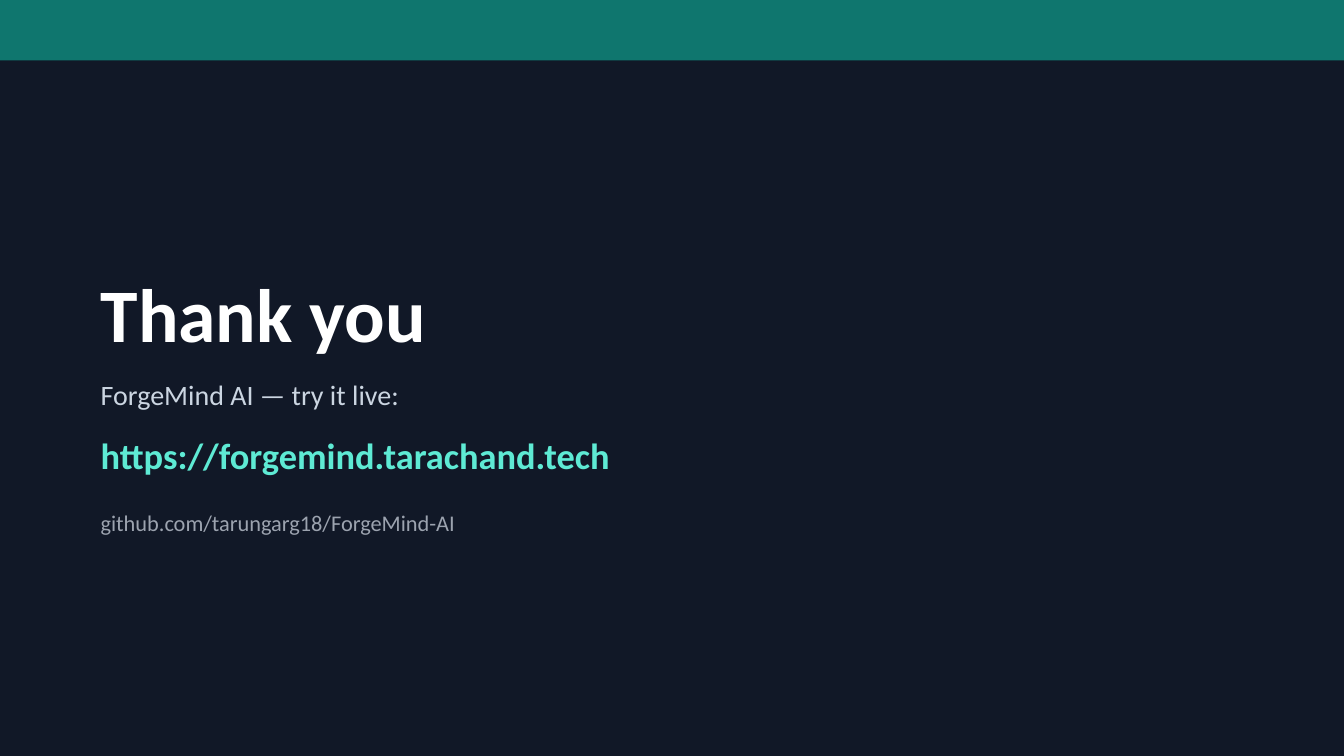
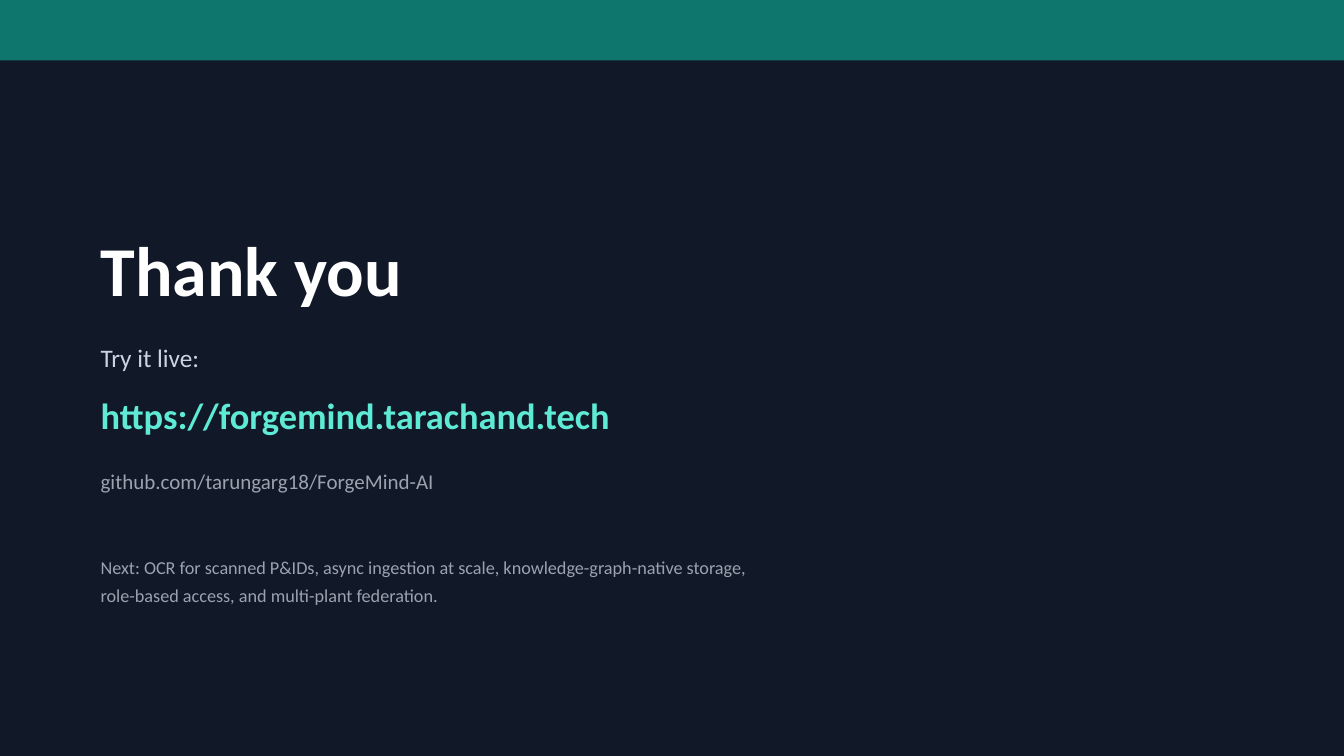
Before and after one commit to tarungarg18/ForgeMind-AI, a slide deck: slide 6 of ForgeMind-AI-Pitch-Deck.pptx (slide 16 before the commit). Drawn at 1344x756 pixels with LibreOffice and Linux fonts; fonts in the diff are those of the drawing. Boxes give left, top, right and bottom in pixels: in the first picture for what was removed or moved away, otherwise in the second. Text is boxed around its words. In the diff, an @@ line names an element or a change of style, - is before the commit and + after.

```diff
--- a/ForgeMind-AI-Pitch-Deck.pptx
+++ b/ForgeMind-AI-Pitch-Deck.pptx
@@ text "Thank you" moved from (x1=101, y1=289, x2=426, y2=354) to (x1=101, y1=247, x2=402, y2=307) @@
@@ text "Thank you" at (x1=101, y1=247, x2=402, y2=307): size 54 to 50 pt @@
@@ text at (x1=101, y1=349, x2=199, y2=371): text changed; size 20 to 18 pt @@
-ForgeMind AI — try it live:
+Try it live:
@@ text "https://forgemind.tarachand.tech" moved from (x1=101, y1=443, x2=610, y2=475) to (x1=101, y1=403, x2=610, y2=435) @@
@@ text "github.com/tarungarg18/ForgeMind-AI" moved from (x1=101, y1=515, x2=455, y2=535) to (x1=101, y1=474, x2=434, y2=493) @@
@@ text "github.com/tarungarg18/ForgeMind-AI" at (x1=101, y1=474, x2=434, y2=493): size 16 to 15 pt @@
@@ text added at (x1=101, y1=561, x2=746, y2=605), 13 pt, text #9CA3AF @@
+Next: OCR for scanned P&IDs, async ingestion at scale, knowledge-graph-native storage,
+role-based access, and multi-plant federation.
```
Also in this commit, not shown: 2 other slides changed, 3 slides added, 13 slides removed.
